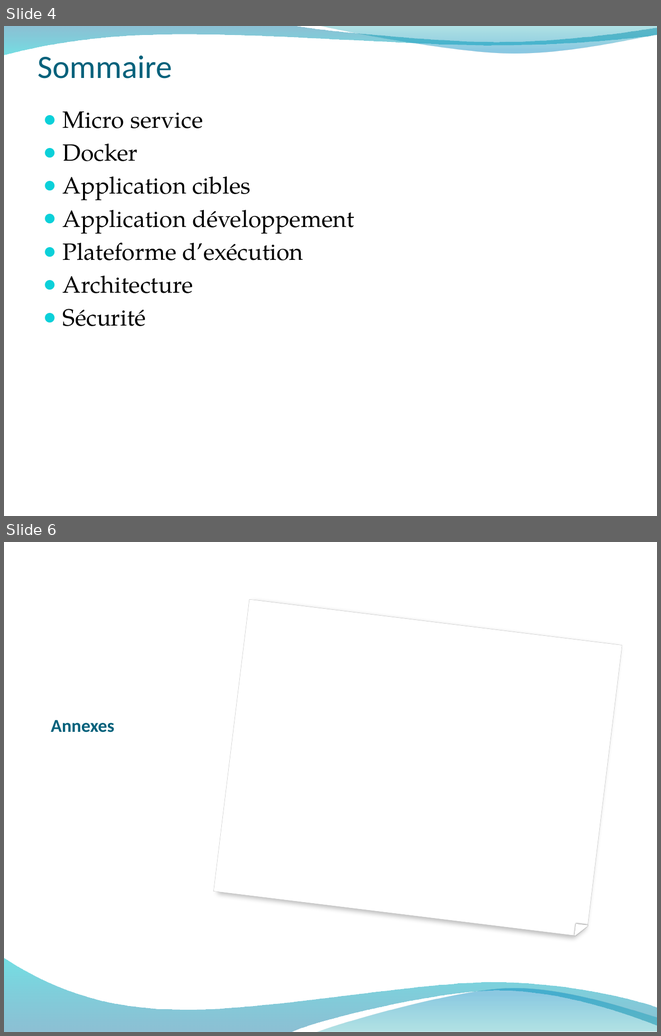
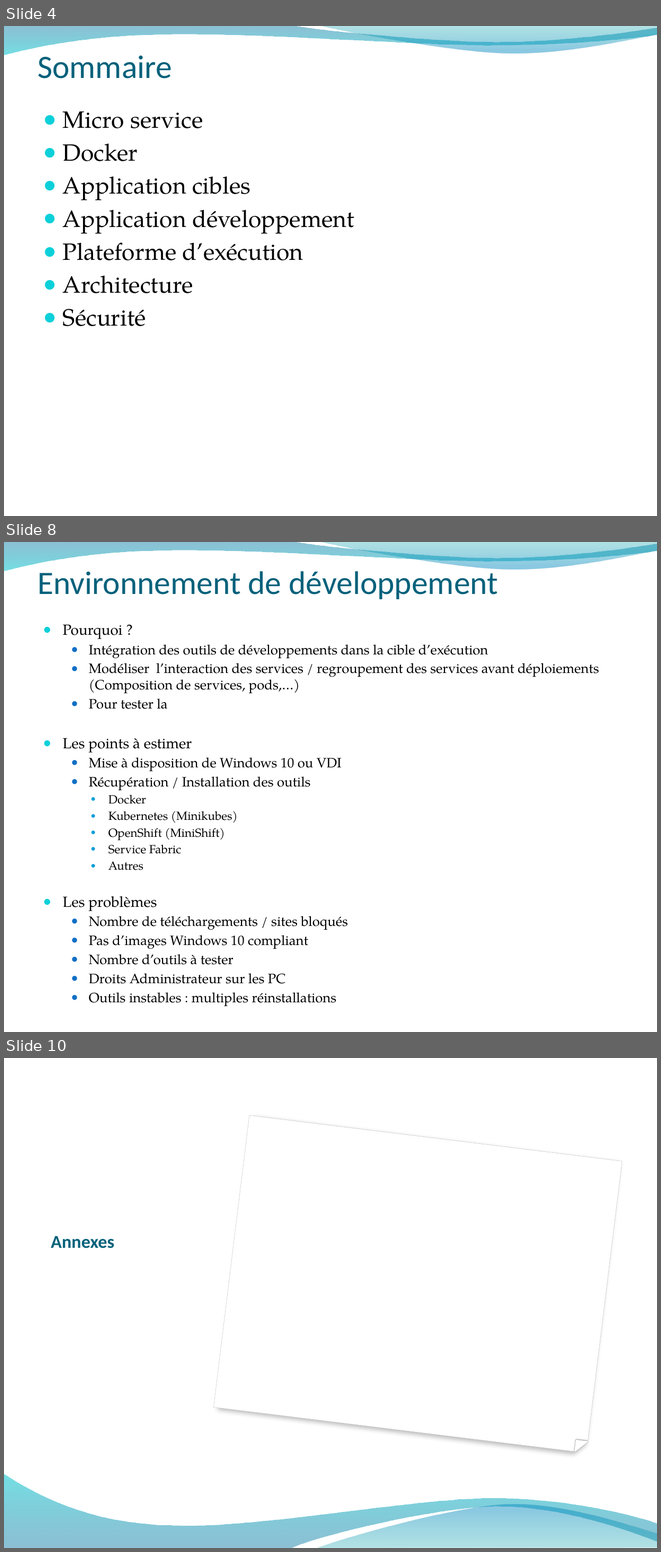
Before and after one commit to ygo74/microsvc, a slide deck: Documentation/Container Architecture.pptx. Shown one above the other, each under a label of ours: slides 4 and 6 before the commit, slides 4, 8 and 10 after it; the slides between them are not shown. The pictures are 661x1036 and 661x1552 pixels, drawn with LibreOffice and Linux fonts; fonts in the diff are those of the drawing; background and template pictures are left out. Boxes give left, top, right and bottom in pixels: in the first picture for what was removed or moved away, otherwise in the second. Text is boxed around its words. In the diff, an @@ line names an element or a change of style, - is before the commit and + after.

```diff
--- a/Documentation/Container Architecture.pptx
+++ b/Documentation/Container Architecture.pptx
@@ slide 8 added at [4, 542, 657, 1032], background picture (left out); not listed: 2 template elements that a slide beside it also shows @@
@@ title added at [37, 567, 498, 599], 36 pt, text #04617B @@
+Environnement de développement
@@ text added at [63, 624, 599, 1003], 15 pt, text #000000 @@
+● Pourquoi ?
+  ● Intégration des outils de développements dans la cible d’exécution
+  ● Modéliser l’interaction des services / regroupement des services avant déploiements (Composition de services, pods,…)
+  ● Pour tester la
+● Les points à estimer
+  ● Mise à disposition de Windows 10 ou VDI
+  ● Récupération / Installation des outils
+    ● Docker
+    ● Kubernetes (Minikubes)
+    ● OpenShift (MiniShift)
+    ● Service Fabric
+    ● Autres
+● Les problèmes
+  ● Nombre de téléchargements / sites bloqués
+  ● Pas d’images Windows 10 compliant
+  ● Nombre d’outils à tester
+  ● Droits Administrateur sur les PC
+  ● Outils instables : multiples réinstallations
@@ what was slide 6 is now slide 10 @@
```
Also in this commit, not shown: 3 slides changed, 6 other slides added.
